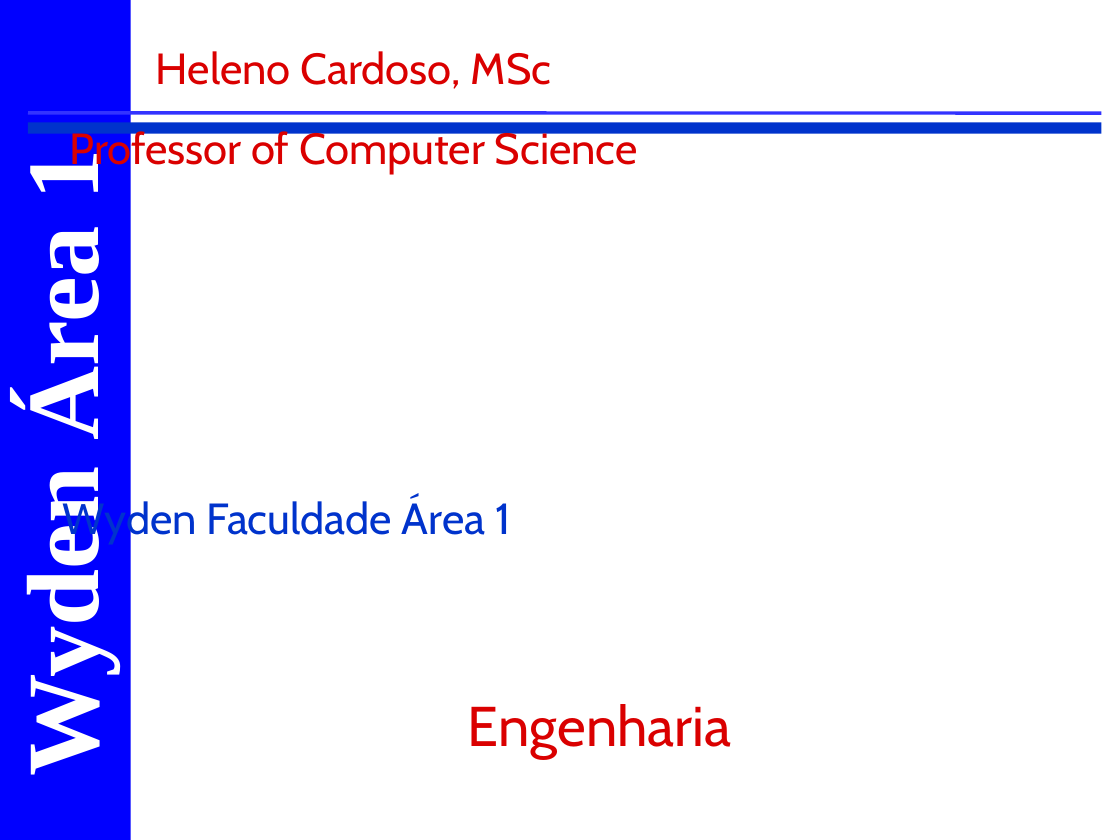
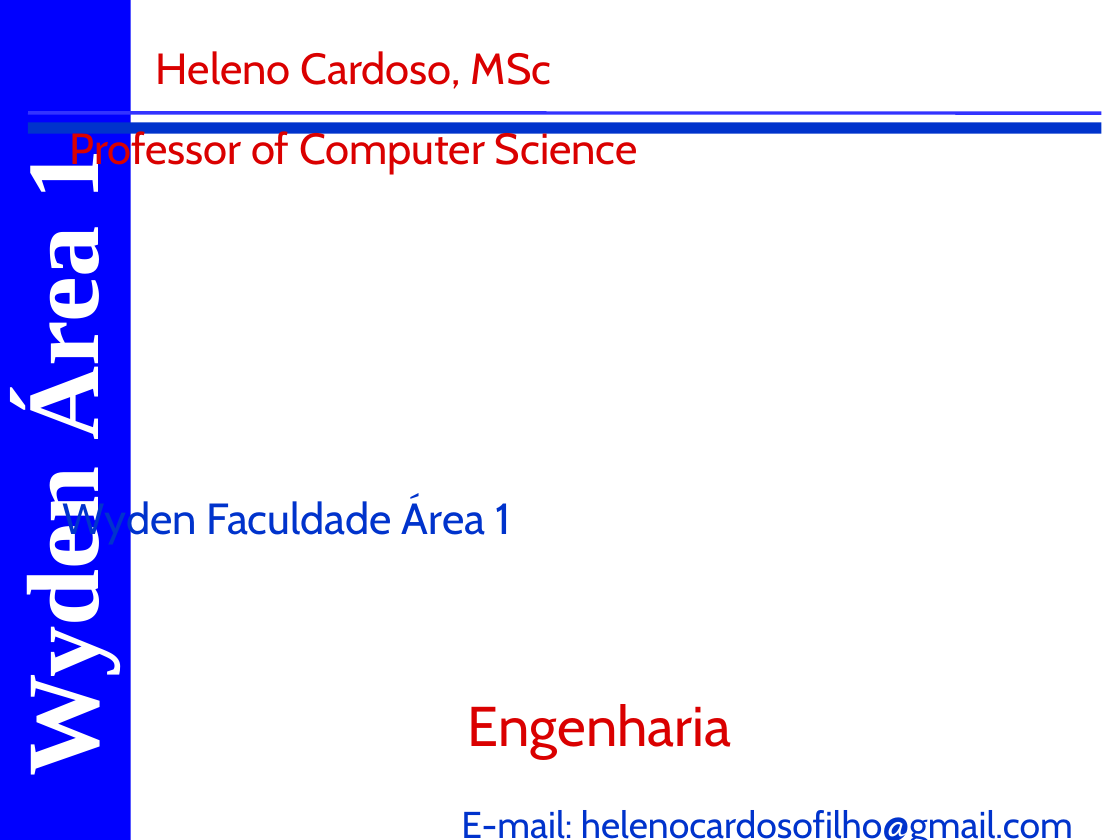
Before and after one commit to CloudEducationBrazil/WydenEstruturaDados, a slide deck: slide 1 of 00 Lesson Plan/Apresentação e Ementa Estrutura de Dados.ppt. Drawn at 1120x840 pixels with LibreOffice and Linux fonts; fonts in the diff are those of the drawing; background and template pictures are left out. Boxes give left, top, right and bottom in pixels: in the first picture for what was removed or moved away, otherwise in the second. Text is boxed around its words. In the diff, an @@ line names an element or a change of style, - is before the commit and + after.

```diff
--- a/00 Lesson Plan/Apresentação e Ementa Estrutura de Dados.ppt
+++ b/00 Lesson Plan/Apresentação e Ementa Estrutura de Dados.ppt
@@ text added at (461, 810, 1073, 840), 24 pt, text #0033CC @@
+E-mail: helenocardosofilho@gmail.com
```
Also in this commit, not shown: 3 other slides changed, 6 slides added, 1 slide removed.
